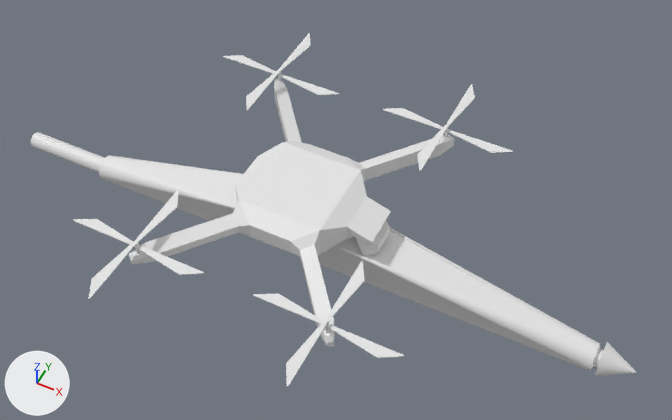
Before and after pictures for a commit that changed the Blender file Assets/Models/src/drone.blend.
One viewpoint serves both versions: a camera (50 mm lens) standing at (18.6, -32.9, 44.4) and looking at (2.6, -0.8, 4.3). Lighting does not change. The marker at lower left points along +X, +Y and +Z.

The older version as bpy lines, for what is in view:
```python
me_cube_001 = bpy.data.meshes.new('Cube.001')
me_cube_001.from_pydata(...)  # 236 vertices, 268 faces; spans x -12.7..19.4, y -6.7..9.7, z -4.9..1.0
me_cube_002 = bpy.data.meshes.new('Cube.002')
me_cube_002.from_pydata(...)  # 88 vertices, 65 faces; spans x -4.1..4.1, y -4.09..4.11, z -0.52..0.79
me_cube_007 = bpy.data.meshes.new('Cube.007')
me_cube_007.from_pydata(...)  # 97 vertices, 67 faces, 2 loose edges; spans x -18.4..21.6, y 0.5..2.5, z -5.1..-3.1
me_cube_011 = bpy.data.meshes.new('Cube.011')
me_cube_011.from_pydata(...)  # 88 vertices, 65 faces; spans x -4.1..4.1, y -4.09..4.11, z -0.52..0.79
me_cube_012 = bpy.data.meshes.new('Cube.012')
me_cube_012.from_pydata(...)  # 88 vertices, 65 faces; spans x -4.1..4.1, y -4.09..4.11, z -0.52..0.79
me_cube_013 = bpy.data.meshes.new('Cube.013')
me_cube_013.from_pydata(...)  # 88 vertices, 65 faces; spans x -4.1..4.1, y -4.09..4.11, z -0.52..0.79
ob_drone = bpy.data.objects.new('drone', me_cube_001)
ob_drone.location = (-0.52, -3.49, 5.78)
ob_speare = bpy.data.objects.new('speare', me_cube_007)
ob_speare.location = (-0.52, -3.49, 5.78)
ob_wing = bpy.data.objects.new('wing', me_cube_002)
ob_wing.location = (6.54, -9.72, 6.33)
ob_wing_001 = bpy.data.objects.new('wing.001', me_cube_011)
ob_wing_001.location = (-4.6, -9.72, 6.33)
ob_wing_002 = bpy.data.objects.new('wing.002', me_cube_012)
ob_wing_002.location = (-4.6, 5.72, 6.33)
ob_wing_003 = bpy.data.objects.new('wing.003', me_cube_013)
ob_wing_003.location = (6.56, 5.72, 6.33)
```
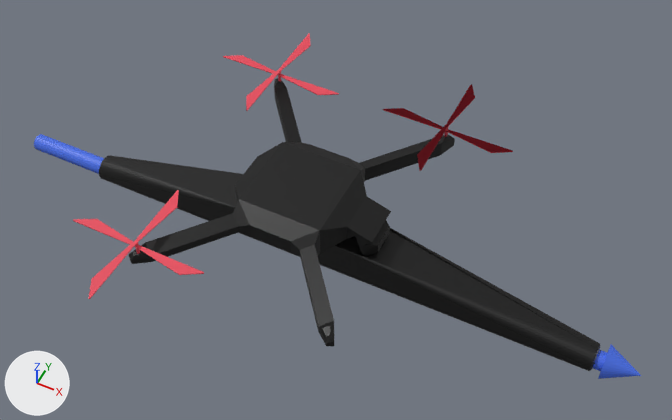
Changed parts and their boxes (x1, y1, x2, y2) in the pictures (672 x 420 px):
'drone', recoloured (white to black)
    both: (99, 78, 600, 371)
'wing', recoloured, moved
    before: (254, 261, 404, 387)
    after: (383, 84, 513, 171)
'speare', recoloured, moved (grey to blue)
    before: (31, 132, 637, 376)
    after: (34, 134, 641, 379)
'wing.001', recoloured (white to red)
    both: (73, 190, 204, 299)
'wing.003', recoloured (white to red)
    both: (383, 84, 513, 171)
'wing.002', recoloured (white to red)
    both: (223, 33, 339, 111)

The change, as a diff of the scene's bpy script:
```diff
--- a/Assets/Models/src/drone.blend.py
+++ b/Assets/Models/src/drone.blend.py
@@ mat_wing @@
+mat_wing = principled_material('wing')
+mat_wing.base_color = (0.8, 0.0664, 0.104)  # red #e7495b
@@ mat_speare @@
+mat_speare = principled_material('speare')
+mat_speare.base_color = (0.061, 0.156, 0.8)  # blue #466ee7
@@ mat_drone @@
+mat_drone = principled_material('drone')
+mat_drone.base_color = (0.0, 0.0, 0.0)  # black #000000
@@ me_cube_001 @@
 me_cube_001.from_pydata(...)  # 236 vertices, 268 faces; spans x -12.7..19.4, y -6.7..9.7, z -4.9..1.0
+me_cube_001.materials.append(mat_drone)  # black #000000
@@ me_cube_002 @@
 me_cube_002.from_pydata(...)  # 88 vertices, 65 faces; spans x -4.1..4.1, y -4.09..4.11, z -0.52..0.79
+me_cube_002.materials.append(mat_wing)  # red #e7495b
@@ me_cube_007 @@
 me_cube_007.from_pydata(...)  # 97 vertices, 67 faces, 2 loose edges; spans x -18.4..21.6, y 0.5..2.5, z -5.1..-3.1
 # used by ob_speare; location = (-0.52, -3.49, 5.78)
+# me_cube_007 part 1: the whole mesh is moved by (-1.1, -1.5, 4.1)
+me_cube_007.materials.append(mat_speare)  # blue #466ee7
@@ me_cube_011 @@
 me_cube_011.from_pydata(...)  # 88 vertices, 65 faces; spans x -4.1..4.1, y -4.09..4.11, z -0.52..0.79
+me_cube_011.materials.append(mat_wing)  # red #e7495b
@@ me_cube_012 @@
 me_cube_012.from_pydata(...)  # 88 vertices, 65 faces; spans x -4.1..4.1, y -4.09..4.11, z -0.52..0.79
+me_cube_012.materials.append(mat_wing)  # red #e7495b
@@ me_cube_013 @@
 me_cube_013.from_pydata(...)  # 88 vertices, 65 faces; spans x -4.1..4.1, y -4.09..4.11, z -0.52..0.79
+me_cube_013.materials.append(mat_wing)  # red #e7495b
@@ ob_wing @@
 ob_wing = bpy.data.objects.new('wing', me_cube_002)
-ob_wing.location = (6.54, -9.72, 6.33)
+ob_wing.location = (6.56, 5.72, 6.33)
@@ ob_speare @@
 ob_speare = bpy.data.objects.new('speare', me_cube_007)
-ob_speare.location = (-0.52, -3.49, 5.78)
+ob_speare.location = (0.78, -2.01, 1.64)
```
